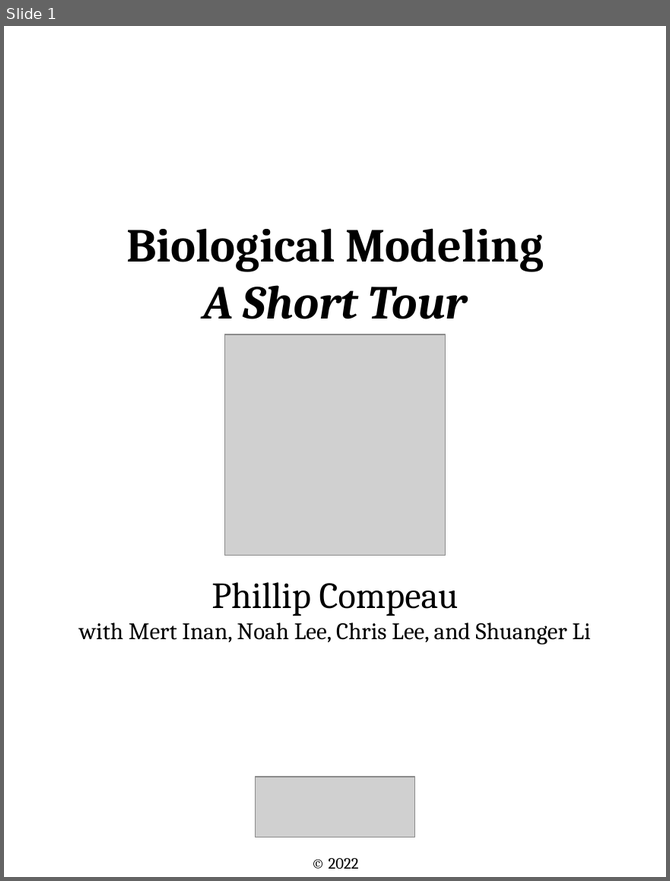
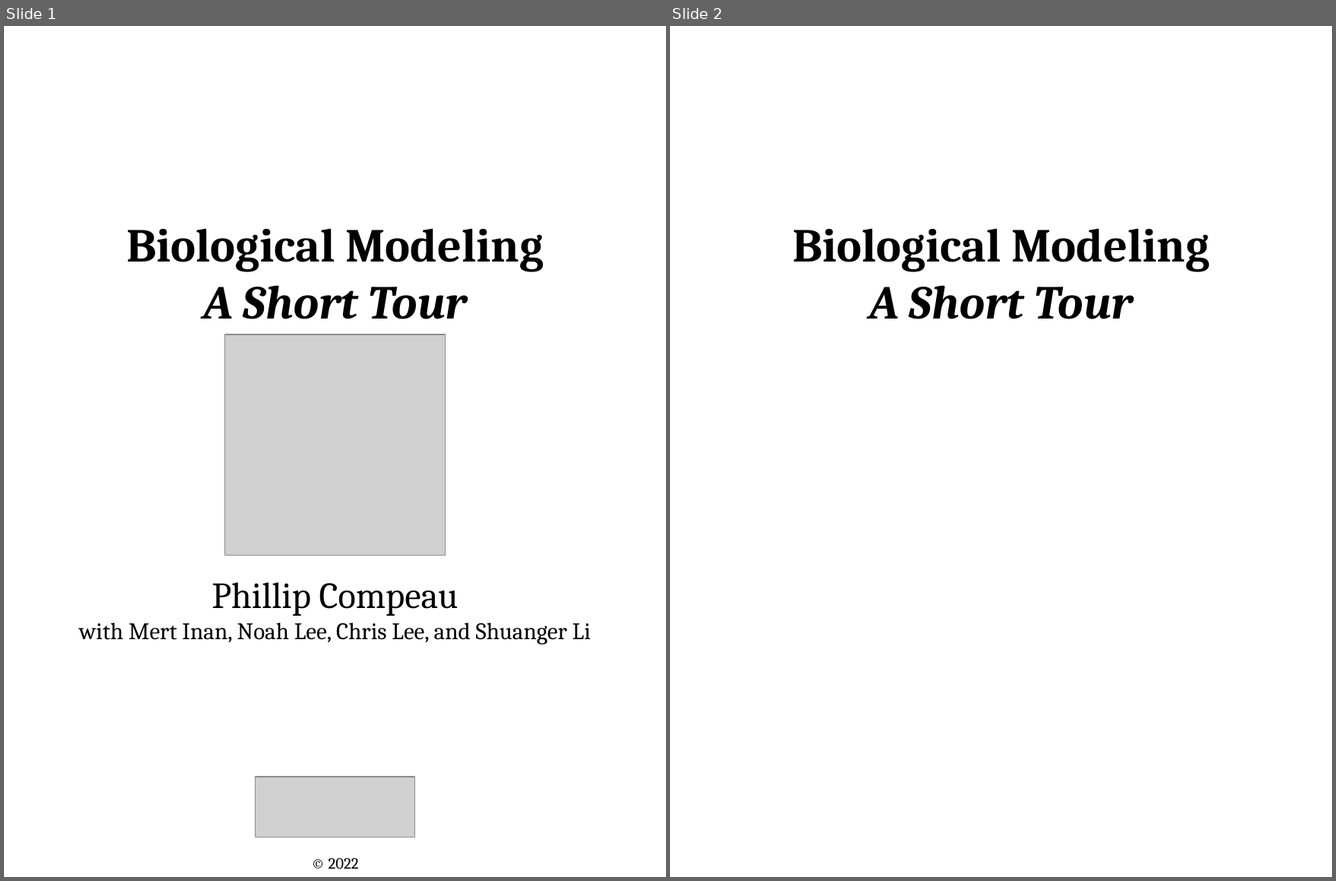
Before and after one commit to Multiscale-Biological-Modeling-Course/Multiscale-Biological-Modeling-Course.github.io, a slide deck: figures/cover_page.pptx. Shown side by side, each under a label of ours: slide 1 before the commit, slides 1 and 2 after it. The pictures are 670x881 and 1336x881 pixels, drawn with LibreOffice and Linux fonts; fonts in the diff are those of the drawing; grey boxes stand for pictures. Boxes give left, top, right and bottom in pixels: in the first picture for what was removed or moved away, otherwise in the second. Text is boxed around its words. In the diff, an @@ line names an element or a change of style, - is before the commit and + after.

```diff
--- a/figures/cover_page.pptx
+++ b/figures/cover_page.pptx
@@ slide 2 added at (670,26,1332,877), background #FFFFFF @@
@@ text added at (792,228,1210,319), 36 pt, text #000000, bold @@
+Biological Modeling
+A Short Tour
```
Also in this commit, not shown: 3 other files.
